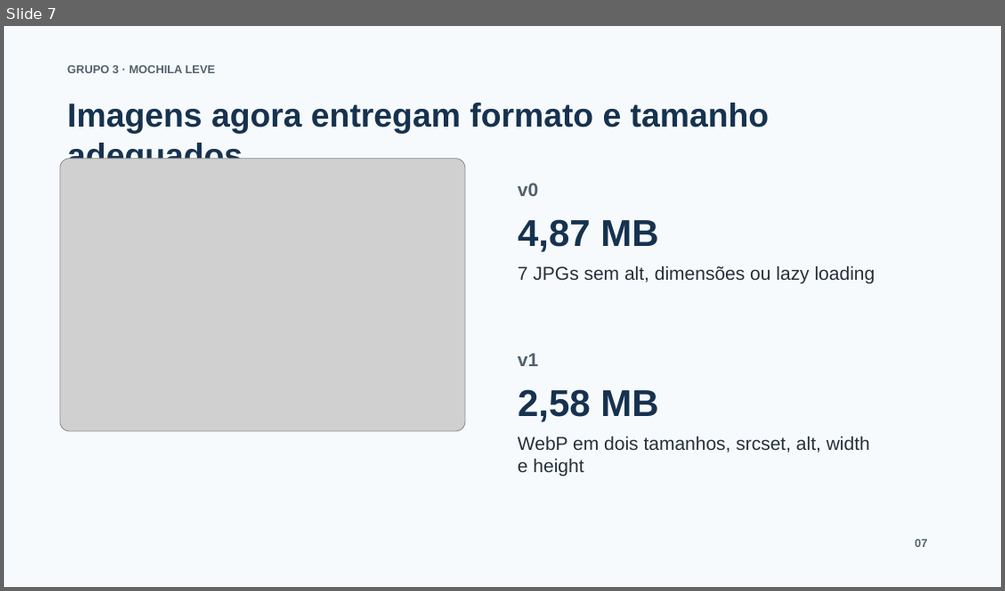
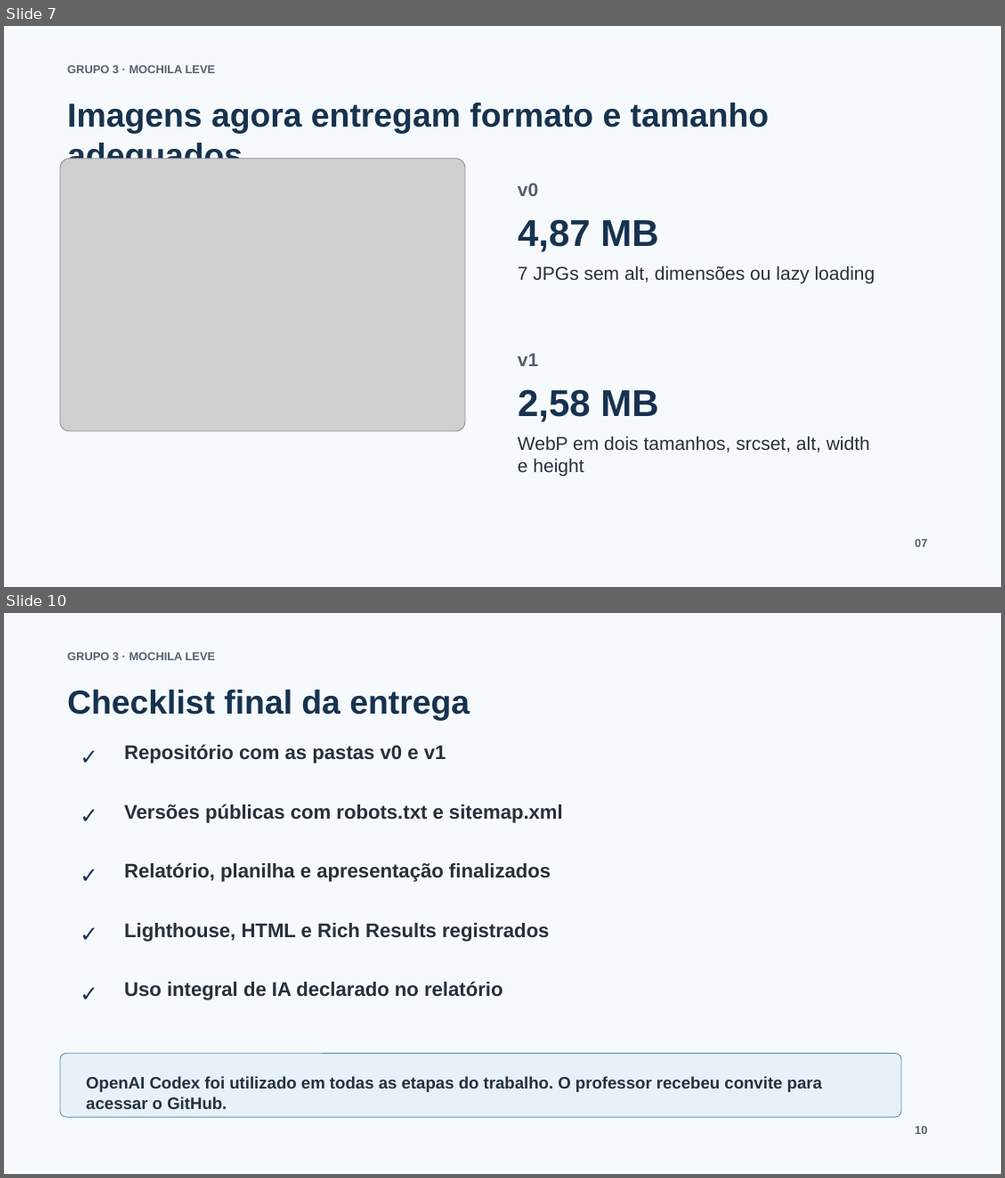
Before and after one commit to MRIshizawa/grupo3-blog-mochila-leve-seo, a slide deck: apresentacao-seo-grupo3.pptx. Shown one above the other, each under a label of ours: slide 7 before the commit, slides 7 and 10 after it; the slides between them are not shown. The pictures are 1005x591 and 1005x1178 pixels, drawn with LibreOffice and Linux fonts; fonts in the diff are those of the drawing; grey boxes stand for pictures. Boxes give left, top, right and bottom in pixels: in the first picture for what was removed or moved away, otherwise in the second. Text is boxed around its words. In the diff, an @@ line names an element or a change of style, - is before the commit and + after.

```diff
--- a/apresentacao-seo-grupo3.pptx
+++ b/apresentacao-seo-grupo3.pptx
@@ slide 10 added at bbox=[4, 613, 1001, 1174], background #F7FAFC @@
@@ text added at bbox=[67, 652, 216, 660], 11 pt, text #52606D, bold @@
+GRUPO 3 · MOCHILA LEVE
@@ text added at bbox=[67, 690, 469, 720], 32 pt, text #16324F, bold @@
+Checklist final da entrega
@@ text added at bbox=[73, 739, 108, 765], 21 pt, text #16324F, bold @@
+✓
@@ text added at bbox=[124, 744, 446, 763], 19 pt, text #26303A, bold @@
+Repositório com as pastas v0 e v1
@@ text added at bbox=[73, 798, 108, 825], 21 pt, text #16324F, bold @@
+✓
@@ text added at bbox=[124, 803, 563, 823], 19 pt, text #26303A, bold @@
+Versões públicas com robots.txt e sitemap.xml
@@ text added at bbox=[73, 858, 108, 884], 21 pt, text #16324F, bold @@
+✓
@@ text added at bbox=[124, 862, 550, 882], 19 pt, text #26303A, bold @@
+Relatório, planilha e apresentação finalizados
@@ text added at bbox=[73, 916, 108, 943], 21 pt, text #16324F, bold @@
+✓
@@ text added at bbox=[124, 923, 549, 941], 19 pt, text #26303A, bold @@
+Lighthouse, HTML e Rich Results registrados
@@ text added at bbox=[73, 976, 108, 1002], 21 pt, text #16324F, bold @@
+✓
@@ text added at bbox=[124, 981, 502, 1000], 19 pt, text #26303A, bold @@
+Uso integral de IA declarado no relatório
@@ rounded rectangle added at bbox=[60, 1054, 901, 1117], fill #E8F1F8, outline #5B8DB8 0.75 pt @@
@@ text added at bbox=[86, 1076, 822, 1109], 16 pt, text #26303A, bold @@
+OpenAI Codex foi utilizado em todas as etapas do trabalho. O professor recebeu convite para acessar o GitHub.
@@ text added at bbox=[914, 1126, 927, 1134], 11 pt, text #52606D, bold @@
+10
```
Also in this commit, not shown: 2 other slides added, 3 slides removed, 6 other files.
